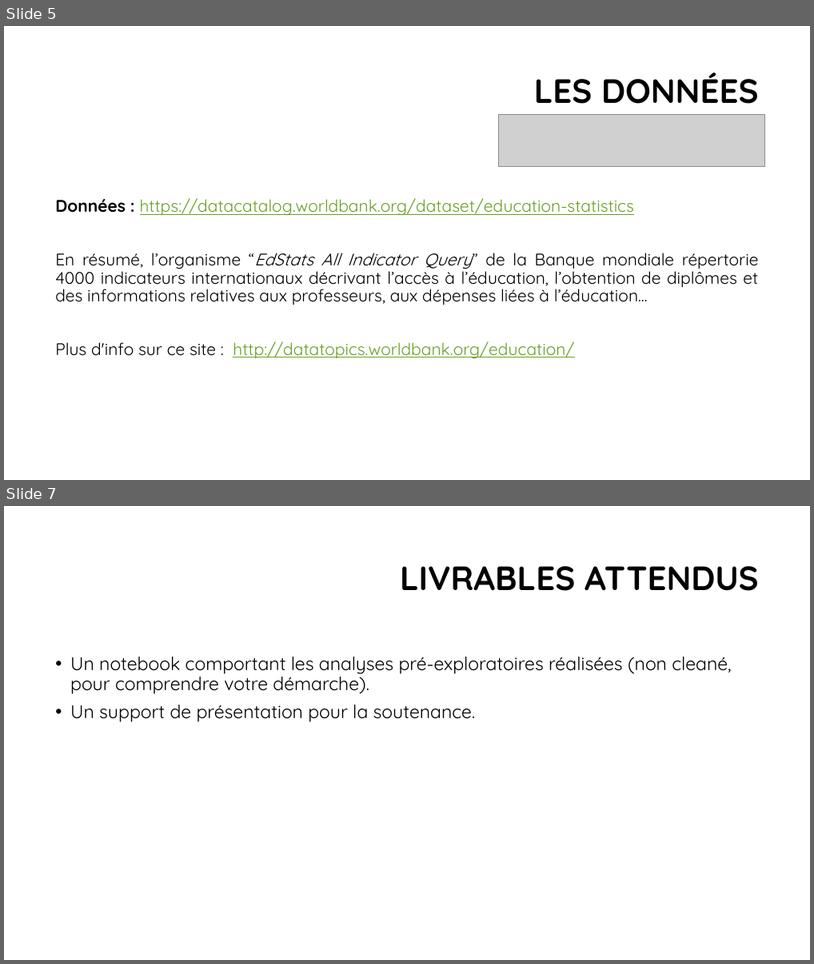
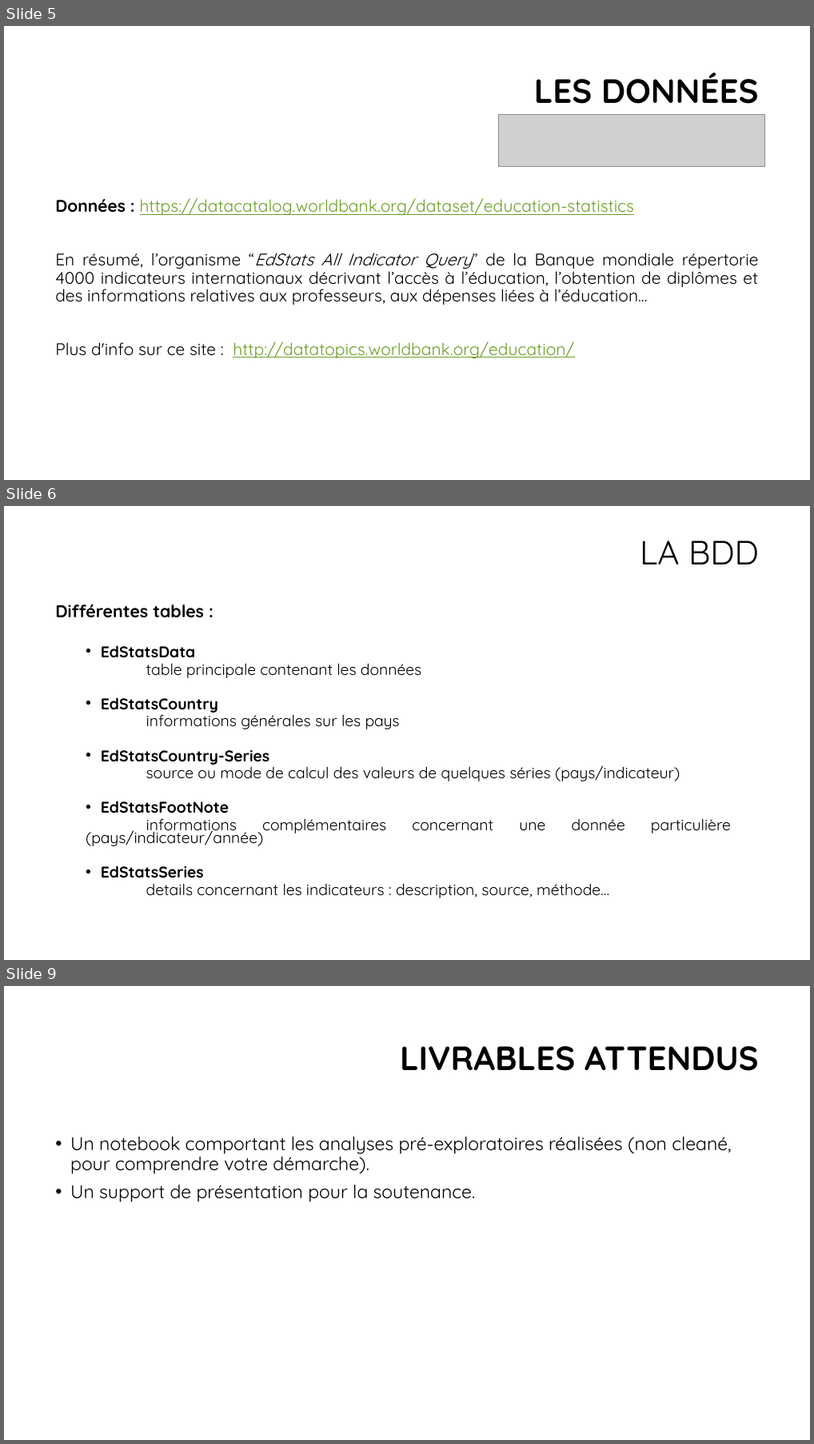
Before and after one commit to bayethiernodiop/Parcours-Data-Scientist, a slide deck: projet2/projet2.pptx. Shown one above the other, each under a label of ours: slides 5 and 7 before the commit, slides 5, 6 and 9 after it; the slides between them are not shown. The pictures are 814x964 and 814x1444 pixels, drawn with LibreOffice and Linux fonts; fonts in the diff are those of the drawing; grey boxes stand for pictures; background and template pictures are left out. Boxes give left, top, right and bottom in pixels: in the first picture for what was removed or moved away, otherwise in the second. Text is boxed around its words. In the diff, an @@ line names an element or a change of style, - is before the commit and + after.

```diff
--- a/projet2/projet2.pptx
+++ b/projet2/projet2.pptx
@@ slide 6 added at (4,506,810,960), background #FFFFFF @@
@@ title added at (640,540,759,564), 40 pt, text #000000 @@
+LA BDD
@@ text added at (55,604,680,898), 18.5 pt, text #000000 @@
+Différentes tables :
+  • EdStatsData
+  table principale contenant les données
+  • EdStatsCountry
+  informations générales sur les pays
+  • EdStatsCountry-Series
+  source ou mode de calcul des valeurs de quelques séries (pays/indicateur)
+  • EdStatsFootNote
+  informations complémentaires concernant une donnée particulière (pays/indicateur/année)
+  • EdStatsSeries
+  details concernant les indicateurs : description, source, méthode…
@@ what was slide 7 is now slide 9 @@
```
Also in this commit, not shown: 4 slides changed, 3 other slides added, 2 other files.
